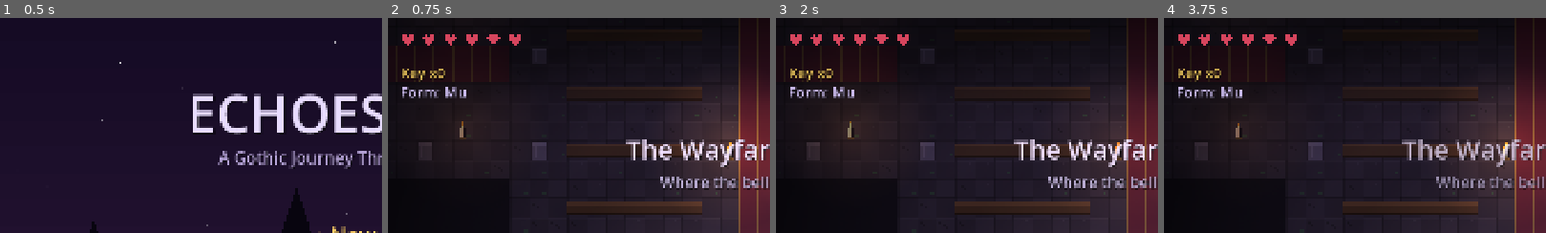
Above: before the commit, frames 1-4 (left to right).
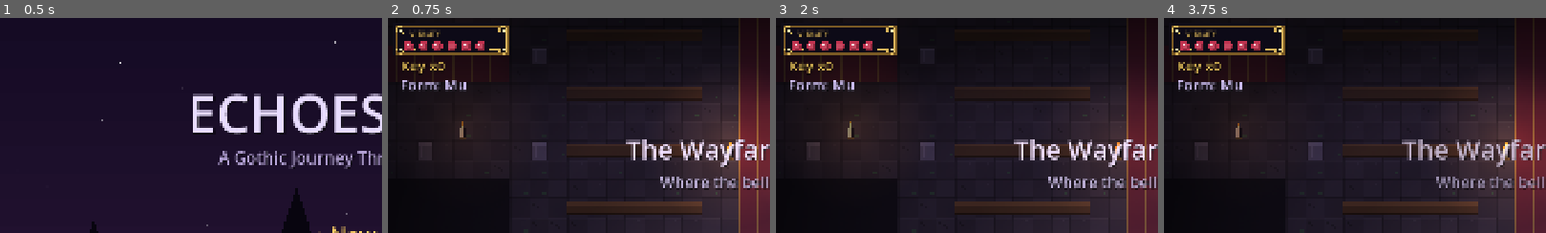
Above: after the commit, the same moments.

Repository: muhyrule/echoes-of-mu-game
Game: Godot game, scene res://src/scenes/menu/MainMenu.tscn
Same seed, same stepped clock (60 frames per second), same inputs: the game is played once before the commit and once after it.
Inputs:
- Up to frame 1 (0.5 s): no input
- Up to frame 2 (0.75 s): tap Enter (ui_accept) at 0.5 s; hold D (move_right) from 0.53 s (still down); tap Q (form) at 0.6 s
- Up to frame 3 (2 s): tap Enter (ui_accept) at 0.77, 1.07, 1.52, 1.82 s; release D (move_right) at 1.28 s; hold S (move_down) from 1.28 s (still down); tap Space (attack) at 1.35 s; tap Q (form) at 1.55 s
- Up to frame 4 (3.75 s): release S (move_down) at 2.03 s; hold D (move_right) 2.03-2.78 s; tap Q (form) at 2.1, 3.05 s; tap Enter (ui_accept) at 2.75, 3.02, 3.32 s; hold W (move_up) 2.78-3.53 s; tap E (interact) at 2.85 s; hold A (move_left) from 3.53 s (still down); tap J at 3.6 s
The pictures show only the part of the screen within x 0-50%, y 0-50%; the shares and areas given below are measured in that part.

Frame 1 is identical in both runs. In frame 2, 3.4% of the frame differs, in the area x 2-35%, y 3-38%; in frame 3, 3.4%; in frame 4, 3.4%.

Commit message:
Ornate gold HUD frame with vitality orbs and boss health bar
Co-authored-by: Copilot App <223556219+Copilot@users.noreply.github.com>

Diff:
--- a/src/scenes/world/hud.gd
+++ b/src/scenes/world/hud.gd
@@ -64,16 +64,65 @@
 	draw_set_transform(Vector2.ZERO, 0.0, Vector2(3, 3))
 
 
+const GOLD := Color("d9b45a")
+const GOLD_D := Color("7a5a24")
+const GOLD_L := Color("fff0b0")
+
+
+func _frame(r: Rect2) -> void:
+	draw_rect(r.grow(1.5), Color(Art.OUT))
+	draw_rect(r, Color(0.05, 0.04, 0.09, 0.82))
+	draw_rect(r.grow(-1.0), Color(0.12, 0.09, 0.2, 0.6), false, 1.0)
+	draw_rect(r, GOLD_D, false, 1.4)
+	draw_rect(r.grow(-1.5), GOLD, false, 0.7)
+	for corner in [r.position, Vector2(r.end.x, r.position.y), Vector2(r.position.x, r.end.y), r.end]:
+		var dx := -1.0 if corner.x > r.get_center().x else 1.0
+		var dy := -1.0 if corner.y > r.get_center().y else 1.0
+		draw_arc(corner + Vector2(dx * 4.0, dy * 4.0), 3.4, 0.0, TAU, 10, GOLD, 0.9)
+		draw_circle(corner + Vector2(dx * 4.0, dy * 4.0), 1.1, GOLD_L)
+		draw_line(corner + Vector2(dx * 7.5, dy * 4.0), corner + Vector2(dx * 16.0, dy * 4.0), GOLD, 0.7)
+
+
+func _orb(pos: Vector2, filled: bool, col: Color) -> void:
+	draw_circle(pos, 5.0, Color(Art.OUT))
+	draw_circle(pos, 4.2, col if filled else Color("2a2234"))
+	if filled:
+		draw_circle(pos + Vector2(0.6, 0.8), 3.0, col.darkened(0.25))
+		draw_circle(pos + Vector2(-0.4, -0.4), 2.4, col.lightened(0.1))
+		draw_circle(pos + Vector2(-1.3, -1.5), 1.0, Color(1, 1, 1, 0.8))
+	else:
+		draw_arc(pos, 3.4, 0.0, TAU, 10, Color("4a3a58"), 0.6)
+
+
 func _draw() -> void:
 	draw_set_transform(Vector2.ZERO, 0.0, Vector2(3, 3))
+	var pw := maxf(60.0, GameState.max_hp * 12.0 + 22.0)
+	_frame(Rect2(8, 8, pw, 24))
+	_txt(Vector2(20, 17), "VITALITY", 6, GOLD)
+	draw_set_transform(Vector2.ZERO, 0.0, Vector2(3, 3))
 	for i in GameState.max_hp:
-		var col := Color("d6455d") if i < GameState.hp else Color("3a2a36")
-		Art.heart(self, Vector2(18 + i * 18, 18), 5.0, col)
-	draw_rect(Rect2(10, 32, 90, 18), Color(0, 0, 0, 0.0))
-	_txt(Vector2(12, 52), "Key x%d" % GameState.keys, 12, Color("e6c15a"))
+		_orb(Vector2(19 + i * 12, 25), i < GameState.hp, Color("c0334f"))
+	var boss: Node = null
+	for e in get_tree().get_nodes_in_group("enemies"):
+		if e.is_boss and e.state != "dormant":
+			boss = e
+	if boss != null:
+		var bx := 640.0 - 128.0
+		_frame(Rect2(bx, 8, 120, 24))
+		_txt(Vector2(bx + 12, 17), "FOE", 6, GOLD)
+		draw_set_transform(Vector2.ZERO, 0.0, Vector2(3, 3))
+		var segs := 16
+		var fill := int(ceil(float(boss.hp) / float(boss.max_hp) * segs))
+		for i in segs:
+			var r := Rect2(bx + 8 + i * 6.6, 20, 5.6, 8)
+			draw_rect(r.grow(0.8), Color(Art.OUT))
+			draw_rect(r, Color("a8283c") if i < fill else Color("2a2234"))
+			if i < fill:
+				draw_rect(Rect2(r.position, Vector2(r.size.x, 2)), Color("e0687a"))
+	_txt(Vector2(12, 46), "Key x%d" % GameState.keys, 12, Color("e6c15a"))
 	var fname: String = {"wraith": "Wraith", "gargoyle": "Gargoyle"}.get(GameState.form, "Mu")
 	var hint_q := "  [Q]" if GameState.forms.size() > 1 else ""
-	_txt(Vector2(12, 68), "Form: %s%s" % [fname, hint_q], 12, {"wraith": Color("9fd0ff"), "gargoyle": Color("c2cad8")}.get(GameState.form, Color("d9c9ff")))
+	_txt(Vector2(12, 62), "Form: %s%s" % [fname, hint_q], 12, {"wraith": Color("9fd0ff"), "gargoyle": Color("c2cad8")}.get(GameState.form, Color("d9c9ff")))
 	if banner_t > 0.0:
 		var a := minf(1.0, banner_t)
 		_txt(Vector2(320, 120), banner_title, 22, Color(0.95, 0.88, 1.0, a), true)
